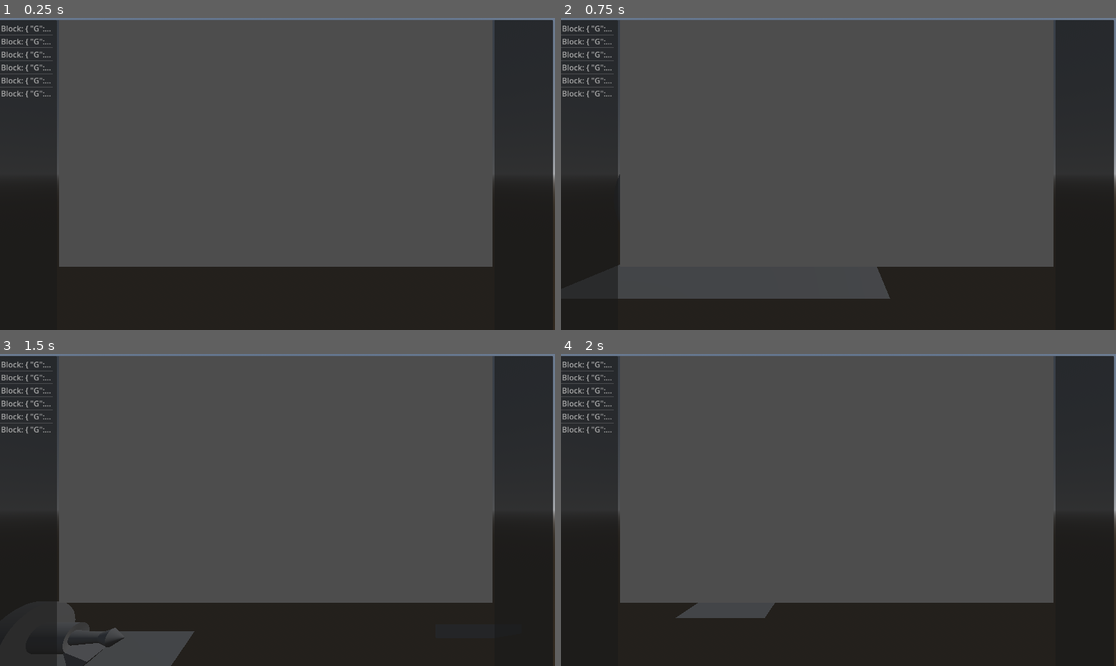
Above: before the commit, frames 1-4 (two rows, left to right).
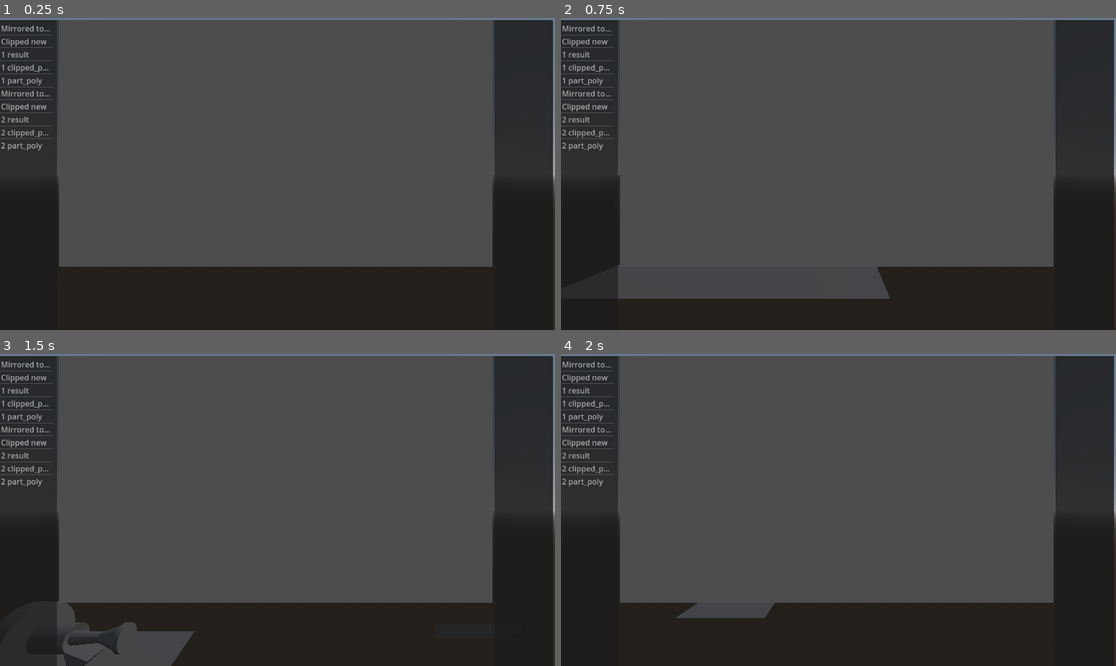
Above: after the commit, the same moments.

Repository: DzIGIBAUER/cnc-simulation
Game: Godot game, scene res://scn.tscn
The game is run twice, just before and just after one commit, with the same random seed, the same clock (stepped at 60 frames per second) and the same inputs.
Inputs (mouse positions are in pixels of both pictures, inside the frame that each line leads up to):
- Up to frame 1 (0.25 s): no input
- Up to frame 2 (0.75 s): tap Enter at 0.5 s; move the mouse to (960, 158) at 0.52 s; hold D from 0.53 s (still down); hold E from 0.53 s (still down); click (960, 158) at 0.67 s
- Up to frame 3 (1.5 s): move the mouse to (166, 525) at 1.27 s; release D at 1.28 s; release E at 1.28 s; hold S from 1.28 s (still down); tap Q at 1.35 s
- Up to frame 4 (2 s): keep holding S

The runs differ from the first frame. In frame 1, 0.9% of the frame differs, in the area x 0-10%, y 2-43%; in frame 2, 0.9%; in frame 3, 1.1%, in the area x 0-25%, y 2-97%; in frame 4, 0.9%.

Commit message:
Small adjustments

Diff:
--- a/UI/debug_window/debug_window.gd
+++ b/UI/debug_window/debug_window.gd
@@ -24,6 +24,14 @@
 			polygon_node.vertex_colors = PackedColorArray(range(poly.size()).map(func(_n): return Color.from_hsv(randf(), randf(), randf())))
 
 			node_2d.add_child(polygon_node)
+			for p in poly:
+				var mesh_node = MeshInstance2D.new()
+				var mesh = CapsuleMesh.new()
+				mesh.height = 0.05
+				mesh_node.mesh = mesh
+				mesh_node.position = p
+
+				node_2d.add_child(mesh_node)
 
 	$HBoxContainer/VBoxContainer/SubViewportContainer/SubViewport.add_child(node_2d)
 
--- a/lathe/LatheControlUnit.gd
+++ b/lathe/LatheControlUnit.gd
@@ -118,19 +118,27 @@
 		var ts = machine.to_local(move_from - machine.tool.offset)
 		var te = machine.to_local(move_to - machine.tool.offset)
 
-		var results: Array = Simulation.calculate_linear_interpolation_result_part(machine, ts, te)
+		var results: Array = Simulation.calculate_lathe_linear_interpolation_result_part(machine, ts, te)
 
 		var dw: DebugWindow = machine.get_node("../DebugWindow")
 
-		for i in range(1, 4):
-				var item = DebugItem.new()
-				item.polygons = [results[i]]
+		# for i in range(1, 4):
 
-				dw.add_debug_item(str(block), item)
+		var item = DebugItem.new()
+		item.polygons = [results[1]]
+		dw.add_debug_item("%s result" % block.params.get("N"), item)
 
-		print(ts, te)
+		item = DebugItem.new()
+		item.polygons = [results[2]]
+		dw.add_debug_item("%s clipped_part" % block.params.get("N"), item)
 
-		machine.chuck.processed_part.mesh = results[0]
+		item = DebugItem.new()
+		item.polygons = [results[3]]
+		dw.add_debug_item("%s part_poly" % block.params.get("N"), item)
+
+		# print(ts, te)
+
+		# machine.chuck.processed_part.mesh = results[0]
 		machine.tool.tool_mesh_instance.position = move_to
 
 		sim_anim.animation.track_insert_key(sim_anim.Tracks.PART, start_time, machine.chuck.processed_part.mesh, 0)
--- a/objects/Simulation.gd
+++ b/objects/Simulation.gd
@@ -3,10 +3,15 @@
 
 ## Helper simulation functions
 
-static func calculate_linear_interpolation_result_part(machine: Machine, tool_start: Vector3, tool_end: Vector3):
+## mirror the tool and then do the difference and half of the result
+## the difference is for another calculation run
+
+static func calculate_lathe_linear_interpolation_result_part(machine: Machine, tool_start: Vector3, tool_end: Vector3):
 	# tacka gde je zakacen pripremak u koord masine
 	var fix_point = machine.chuck.chuck_mesh_instance.position
 	fix_point = Vector2(fix_point.x, fix_point.y)
+
+	var dw: DebugWindow = machine.get_node("../DebugWindow")
 
 	var tool_start_2d = Vector2(tool_start.x, tool_start.y)
 	var tool_end_2d = Vector2(tool_end.x, tool_end.y)
@@ -16,8 +21,14 @@
 	if tool_end_2d.distance_squared_to(fix_point) < tool_start_2d.distance_squared_to(fix_point):
 		closer_point = tool_end_2d
 
-	var flat_part = projected(machine, machine.chuck.processed_part)
-	var flat_tool = projected(machine, machine.tool.tool_mesh_instance)
+	var flat_part: PackedVector3Array
+
+	if machine.has_meta("result_part_poly"):
+		flat_part = machine.get_meta("result_part_poly")
+	else:
+		flat_part = projected(machine, machine.chuck.processed_part, machine.chuck.processed_part.mesh)
+
+	var flat_tool = projected(machine, machine.tool.tool_mesh_instance, machine.tool.tool_mesh_instance.mesh)
 
 	var part_poly = PackedVector2Array()
 	for v in flat_part:
@@ -30,7 +41,24 @@
 	tool_poly = Geometry2D.convex_hull(tool_poly)
 
 	var extruded_tool_poly = extrude(tool_poly, 0, tool_end_2d)
+
+	# take extruded tool poly and mirror it around the line at fix point height
+
+	var mirrored_extruded_tool_poly = PackedVector2Array()
+	for p in extruded_tool_poly:
+		p.y = fix_point.y - ( p.y - fix_point.y )
+		mirrored_extruded_tool_poly.append(p)
+
 	var clipped_part = Geometry2D.clip_polygons(part_poly, extruded_tool_poly)[0]
+	clipped_part = Geometry2D.clip_polygons(clipped_part, mirrored_extruded_tool_poly)[0]
+
+	var item = DebugItem.new()
+	item.polygons = [extruded_tool_poly, mirrored_extruded_tool_poly]
+	dw.add_debug_item("Mirrored tool bre", item)
+
+	item = DebugItem.new()
+	item.polygons = [clipped_part]
+	dw.add_debug_item("Clipped new", item)
 
 	var result
 	if closer_point.y > fix_point.y:
@@ -38,17 +66,20 @@
 	else:
 		result = cutoff_part(clipped_part, fix_point, false)
 
-	return [extrudePartPolygon(machine, result, Vector3.DOWN, Vector3.UP), result, clipped_part, extruded_tool_poly]
+	machine.set_meta("result_part_poly", flat_part)
+	machine.set_meta("tool_mesh_position", flat_part)
 
-# returns verticies in machine coordinates
-static func projected(machine: Machine, mesh_instance: MeshInstance3D) -> PackedVector3Array:
+	return [extrudePartPolygon(machine, result, Vector3.DOWN, Vector3.UP), result, clipped_part, part_poly]
+
+# returns vertices in machine coordinates
+static func projected(machine: Machine, node: Node3D, mesh: Mesh) -> PackedVector3Array:
 	var arr_mesh: ArrayMesh
 
-	if mesh_instance.mesh is ArrayMesh:
-		arr_mesh = mesh_instance.mesh
+	if mesh is ArrayMesh:
+		arr_mesh = mesh
 	else:
 		arr_mesh = ArrayMesh.new()
-		arr_mesh.add_surface_from_arrays(Mesh.PRIMITIVE_TRIANGLES, mesh_instance.mesh.get_mesh_arrays())
+		arr_mesh.add_surface_from_arrays(Mesh.PRIMITIVE_TRIANGLES, mesh.get_mesh_arrays())
 
 	var mdt = MeshDataTool.new()
 	mdt.create_from_surface(arr_mesh, 0)
@@ -60,7 +91,7 @@
 
 	for i in range(mdt.get_vertex_count()):
 		# transform to machine coordinate system so we get rid of the Z axis
-		var vertex = machine.to_local(mesh_instance.to_global(mdt.get_vertex(i)))
+		var vertex = machine.to_local(node.to_global(mdt.get_vertex(i)))
 
 		var result = vertex
 
@@ -110,7 +141,7 @@
 			half_poly.append(p)
 
 	# Geometry2D.convex_hull cant be used because it will return polygon that doesnt
-	# necessary include all polygons, only those that construct a polygon that containts them all withing it
+	# necessary include all polygons, only those that construct a polygon that contains them all withing it
 	return half_poly
 
 
